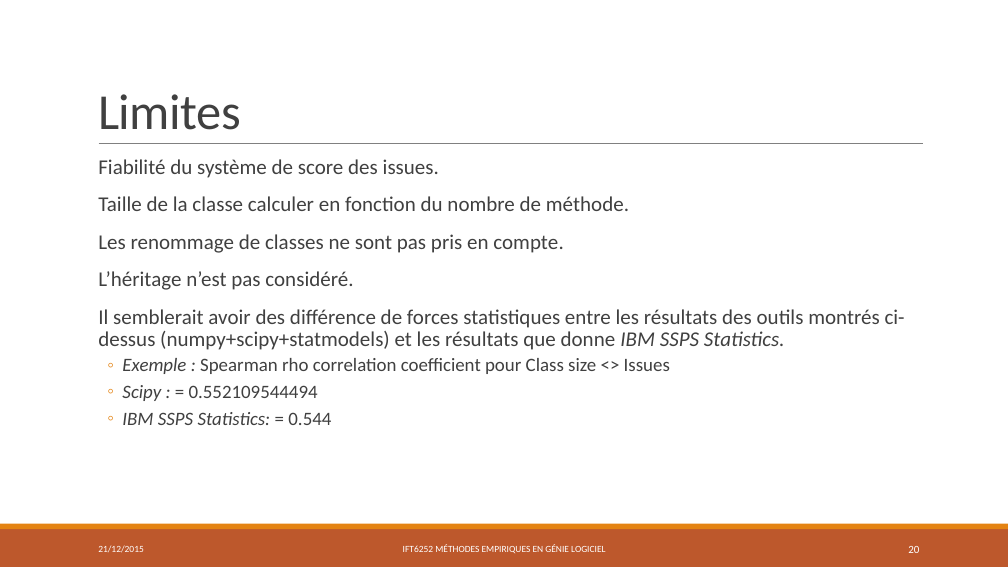
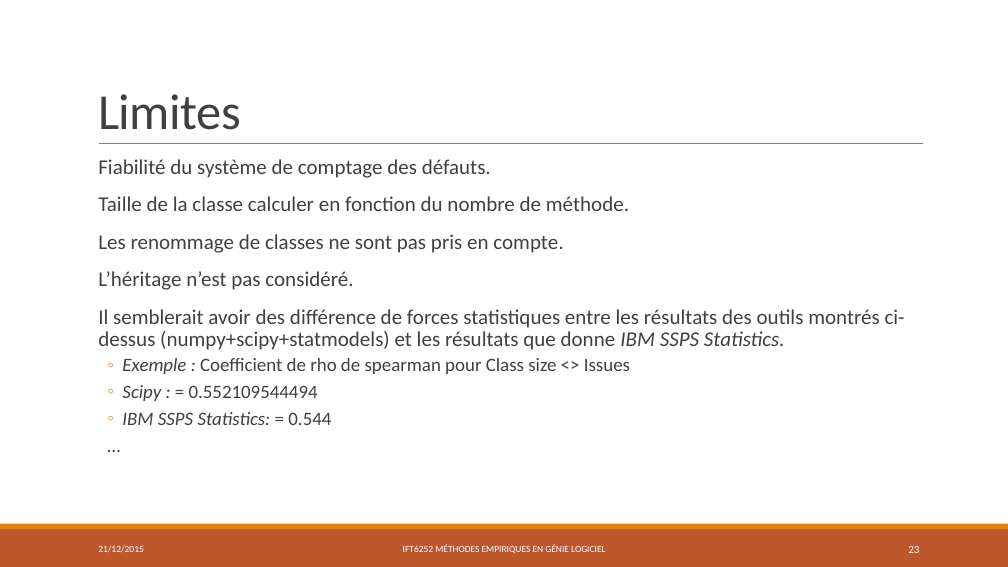
Before and after one commit to PierreGe/Android-defect-study, a slide deck: slide 23 of rapport/presentation/final.pptx (slide 20 before the commit). Drawn at 1008x567 pixels with LibreOffice and Linux fonts; fonts in the diff are those of the drawing. Boxes give left, top, right and bottom in pixels: in the first picture for what was removed or moved away, otherwise in the second. Text is boxed around its words. In the diff, an @@ line names an element or a change of style, - is before the commit and + after.

```diff
--- a/rapport/presentation/final.pptx
+++ b/rapport/presentation/final.pptx
@@ text at <box>98,159,905,425</box>: paragraph added @@
+  …
@@ text at <box>98,159,491,178</box>: text changed @@
-  Fiabilité du système de score des issues.
+  Fiabilité du système de comptage des défauts.
@@ text at <box>122,358,630,374</box>: text changed @@
-  ◦ Exemple : Spearman rho correlation coefficient pour Class size <> Issues
+  ◦ Exemple : Coefficient de rho de spearman pour Class size <> Issues
@@ page number at <box>908,546,919,553</box>: text changed @@
-20
+23
```
Also in this commit, not shown: 12 other slides changed, 3 slides added, 1 other file.
